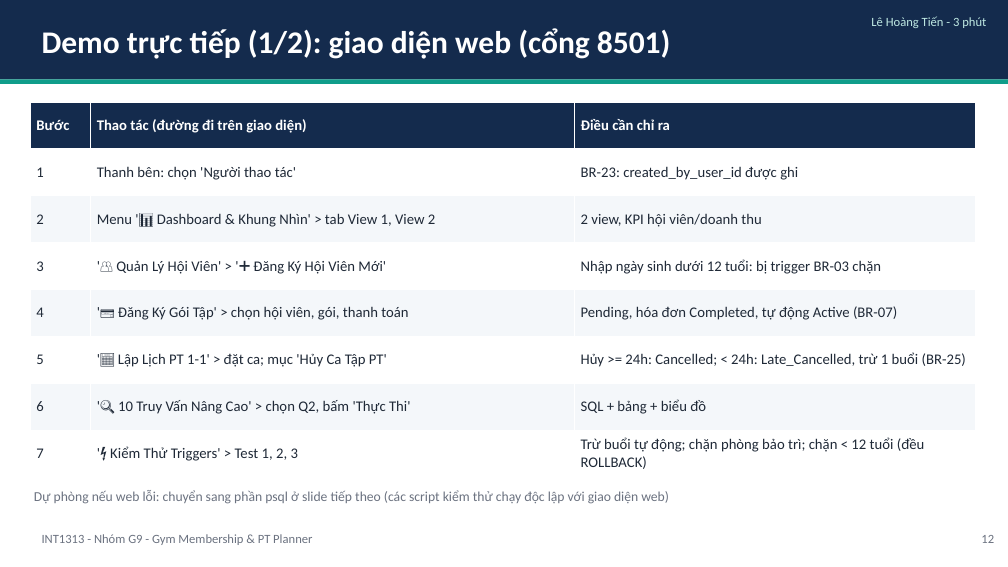
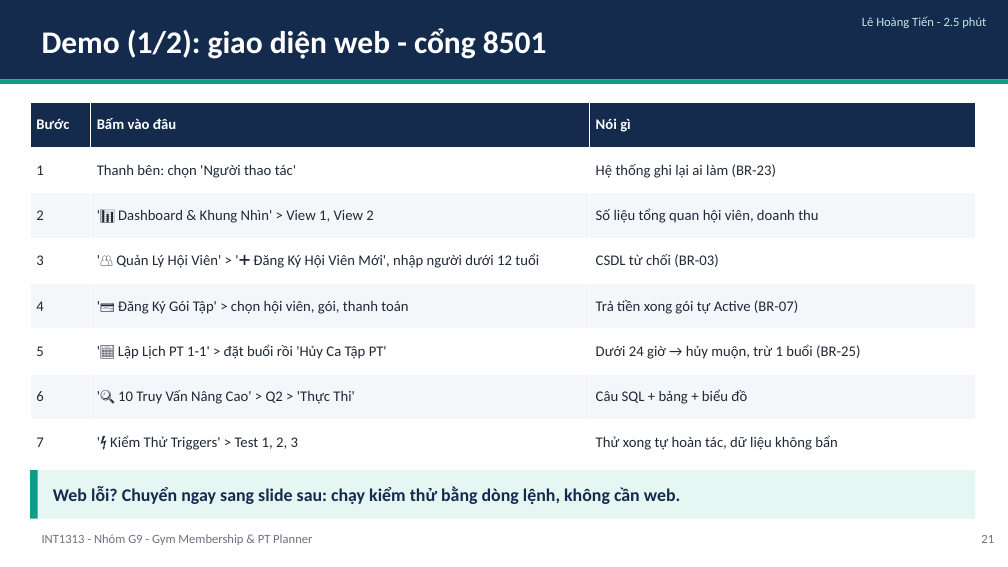
Before and after one commit to TienVN6222/PTIT_INT1313_CSDL_Group9, a slide deck: slide 21 of Phase 4/presentation/deck.pptx (slide 12 before the commit). Drawn at 1008x567 pixels with LibreOffice and Linux fonts; fonts in the diff are those of the drawing. Boxes give left, top, right and bottom in pixels: in the first picture for what was removed or moved away, otherwise in the second. Text is boxed around its words. In the diff, an @@ line names an element or a change of style, - is before the commit and + after.

```diff
--- a/Phase 4/presentation/deck.pptx
+++ b/Phase 4/presentation/deck.pptx
@@ text at [42,28,547,59]: text changed @@
-Demo trực tiếp (1/2): giao diện web (cổng 8501)
+Demo (1/2): giao diện web - cổng 8501
@@ text at [862,16,986,28]: text changed @@
-Lê Hoàng Tiến - 3 phút
+Lê Hoàng Tiến - 2.5 phút
@@ table at [30,102,975,465] @@
-row 1, column 2: Thao tác (đường đi trên giao diện)
+row 1, column 2: Bấm vào đâu
-row 1, column 3: Điều cần chỉ ra
+row 1, column 3: Nói gì
-row 2, column 3: BR-23: created_by_user_id được ghi
+row 2, column 3: Hệ thống ghi lại ai làm (BR-23)
-row 3, column 2: Menu '📊 Dashboard & Khung Nhìn' > tab View 1, View 2
+row 3, column 2: '📊 Dashboard & Khung Nhìn' > View 1, View 2
-row 3, column 3: 2 view, KPI hội viên/doanh thu
+row 3, column 3: Số liệu tổng quan hội viên, doanh thu
-row 4, column 2: '👥 Quản Lý Hội Viên' > '➕ Đăng Ký Hội Viên Mới'
+row 4, column 2: '👥 Quản Lý Hội Viên' > '➕ Đăng Ký Hội Viên Mới', nhập người dưới 12 tuổi
-row 4, column 3: Nhập ngày sinh dưới 12 tuổi: bị trigger BR-03 chặn
+row 4, column 3: CSDL từ chối (BR-03)
-row 5, column 3: Pending, hóa đơn Completed, tự động Active (BR-07)
+row 5, column 3: Trả tiền xong gói tự Active (BR-07)
-row 6, column 2: '📅 Lập Lịch PT 1-1' > đặt ca; mục 'Hủy Ca Tập PT'
+row 6, column 2: '📅 Lập Lịch PT 1-1' > đặt buổi rồi 'Hủy Ca Tập PT'
-row 6, column 3: Hủy >= 24h: Cancelled; < 24h: Late_Cancelled, trừ 1 buổi (BR-25)
+row 6, column 3: Dưới 24 giờ → hủy muộn, trừ 1 buổi (BR-25)
-row 7, column 2: '🔍 10 Truy Vấn Nâng Cao' > chọn Q2, bấm 'Thực Thi'
+row 7, column 2: '🔍 10 Truy Vấn Nâng Cao' > Q2 > 'Thực Thi'
-row 7, column 3: SQL + bảng + biểu đồ
+row 7, column 3: Câu SQL + bảng + biểu đồ
-row 8, column 3: Trừ buổi tự động; chặn phòng bảo trì; chặn < 12 tuổi (đều ROLLBACK)
+row 8, column 3: Thử xong tự hoàn tác, dữ liệu không bẩn
@@ rectangle added at [30,470,975,519], fill #E6F6F3 @@
@@ rectangle added at [30,470,38,519], fill #0F9D8A @@
@@ text "Web lỗi? Chuyển ngay sang ..." at [53,487,681,504]: vertical alignment top to middle @@
@@ text at [53,487,681,504]: text changed; size 13 to 17 pt; text colour #6B7280 to #142B4D; bold on @@
-Dự phòng nếu web lỗi: chuyển sang phần psql ở slide tiếp theo (các script kiểm thử chạy độc lập với giao diện web)
+Web lỗi? Chuyển ngay sang slide sau: chạy kiểm thử bằng dòng lệnh, không cần web.
@@ text at [981,535,994,543]: text changed @@
-12
+21
```
Also in this commit, not shown: 5 other slides changed, 20 slides added, 8 slides removed, 23 other files.
